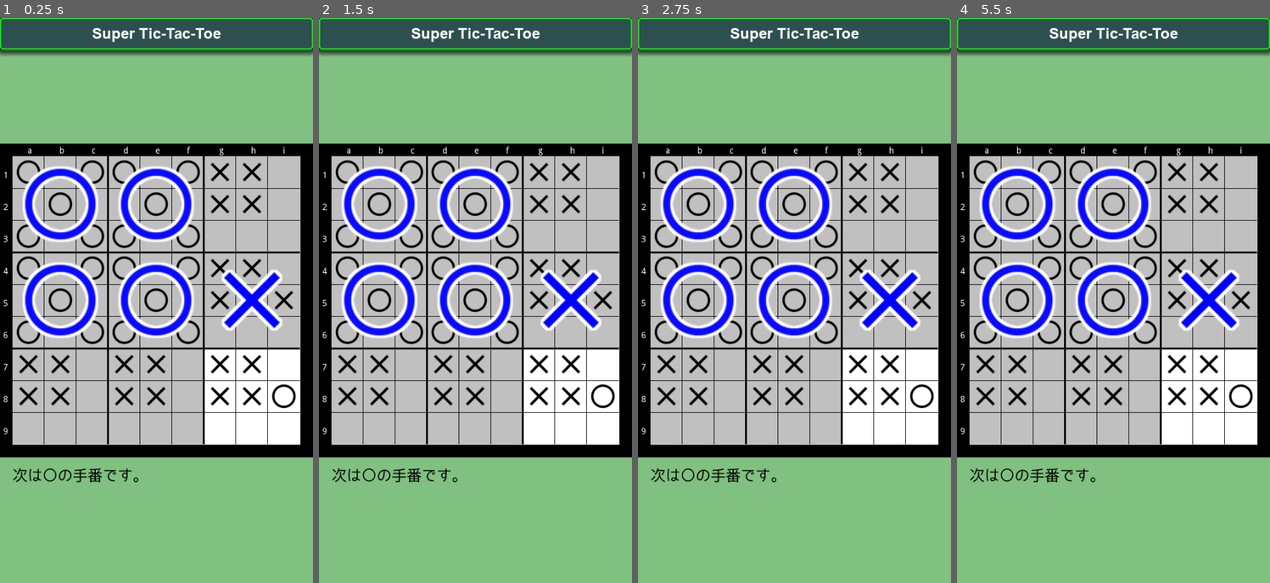
Above: before the commit, frames 1-4 (left to right).
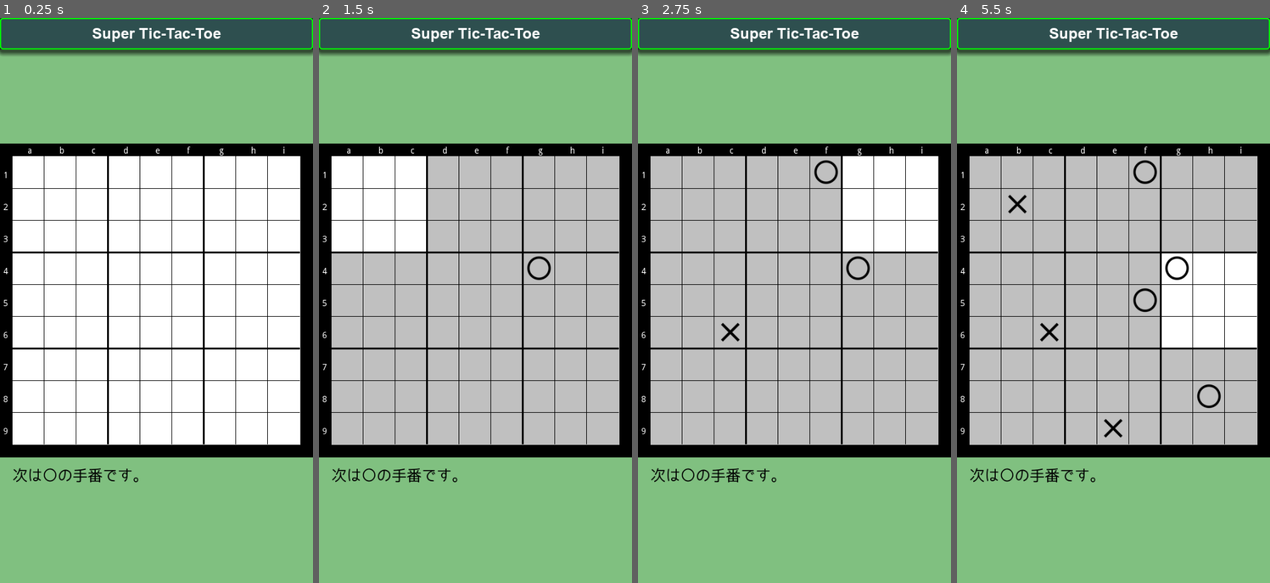
Above: after the commit, the same moments.

Repository: vivisuke/SuperTicTacToe
Game: Godot game, scene res://MainScene.tscn
Same seed, same stepped clock (60 frames per second), same inputs: the game is played once before the commit and once after it.
Inputs (mouse positions are in pixels of both pictures, inside the frame that each line leads up to):
- Up to frame 1 (0.25 s): no input
- Up to frame 2 (1.5 s): tap Enter at 0.5 s; move the mouse to (544, 272) at 0.52 s; click (544, 272) at 0.67 s; tap Space at 1.25 s; move the mouse to (412, 328) at 1.27 s; click (412, 328) at 1.42 s
- Up to frame 3 (2.75 s): tap Enter at 2 s; move the mouse to (825, 176) at 2.02 s; click (825, 176) at 2.17 s
- Up to frame 4 (5.5 s): tap Space at 2.75, 4.25 s; move the mouse to (1097, 413) at 2.77 s; click (1097, 413) at 2.92 s; tap Enter at 3.5 s; move the mouse to (1207, 385) at 3.52 s; click (1207, 385) at 3.67 s; move the mouse to (1019, 215) at 4.27 s; click (1019, 215) at 4.42 s; move the mouse to (1129, 300) at 5.02 s; click (1129, 300) at 5.17 s

The runs differ from the first frame. In frame 1, 38% of the frame differs, in the area x 4-96%, y 24-76%; in frame 2, 18%; in frame 3, 20%; in frame 4, 19%.

Commit message:
0018 ◎ C 12/29 12/29 0.001│ToDo│盤面クリックで着手可能に

Diff:
--- a/SuperTicTacToe/scripts/MainScene.gd
+++ b/SuperTicTacToe/scripts/MainScene.gd
@@ -6,12 +6,22 @@
 const MARU = 1
 const BATSU = 0
 
+var BOARD_ORG_X
+var BOARD_ORG_Y
+var BOARD_ORG
+var pressedPos = Vector2(0, 0)
+var next_color = MARU
+
 func _ready():
-	#init_board()
+	BOARD_ORG_X = $Board/TileMapLocal.global_position.x
+	BOARD_ORG_Y = $Board/TileMapLocal.global_position.y
+	BOARD_ORG = Vector2(BOARD_ORG_X, BOARD_ORG_Y)
+	init_board()
 	#put(2, 2, MARU)
 	pass # Replace with function body.
 
 func init_board():
+	next_color = MARU
 	for y in range(N_VERT):
 		for x in range(N_HORZ):
 			$Board/TileMapLocal.set_cell(x, y, -1)
@@ -21,7 +31,7 @@
 			$Board/TileMapGlobal.set_cell(x, y, -1)
 	pass
 
-func put(x, y, col):
+func put(x : int, y : int, col):
 	$Board/TileMapLocal.set_cell(x, y, col)
 	var x3 : int = x % 3
 	var y3 : int = y % 3
@@ -29,3 +39,18 @@
 		for gx in range(N_HORZ/3):
 			var c = NEXT_LOCAL_BOARD if gx == x3 && gy == y3 else -1
 			$Board/TileMapBG.set_cell(gx, gy, c)
+
+func _input(event):
+	if event is InputEventMouseButton:
+		#print(event.position)
+		#print($Board/TileMapLocal.world_to_map(event.position - BOARD_ORG))
+		var pos = $Board/TileMapLocal.world_to_map(event.position - BOARD_ORG)
+		#print("mouse button")
+		if event.is_pressed():
+			print("pressed")
+			pressedPos = pos
+		elif pos == pressedPos:
+			print("released")
+			put(pos.x, pos.y, next_color);
+			next_color = (MARU + BATSU) - next_color
+	pass
Not shown, changed: SuperTicTacToe.spr
